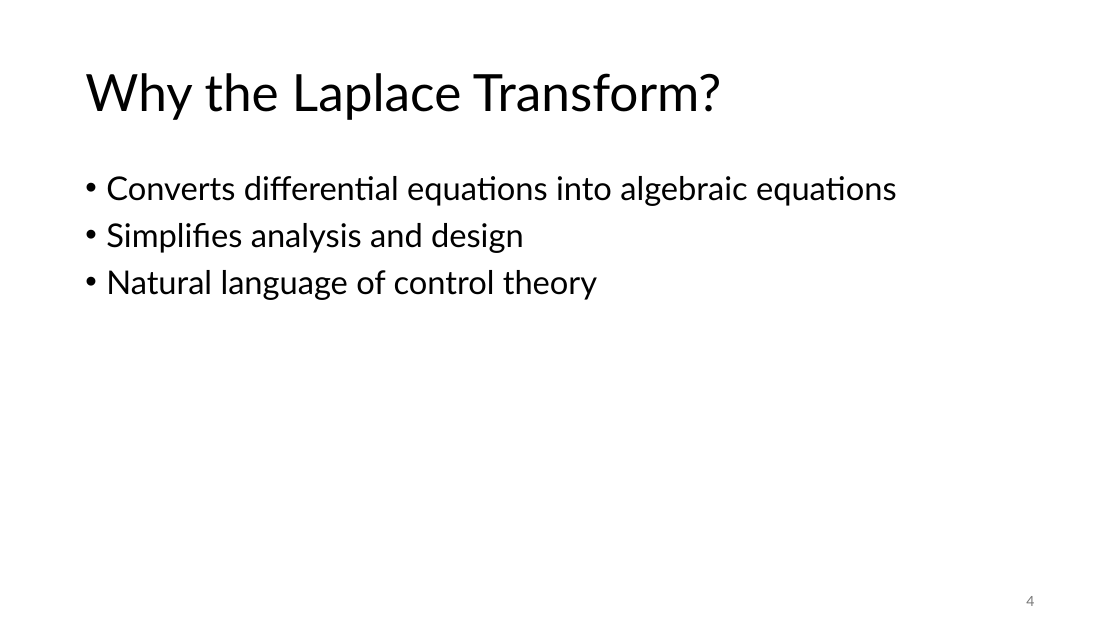
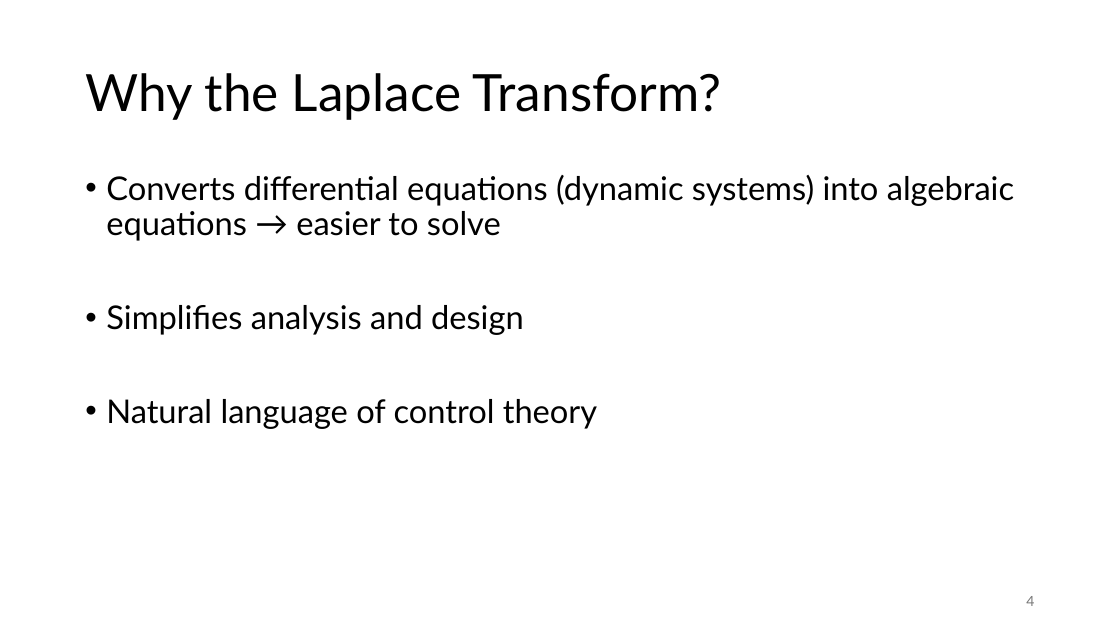
Before and after one commit to FelixWick/control_engineering, a slide deck: slide 4 of slides/3_Laplace.pptx. Drawn at 1120x630 pixels with LibreOffice and Linux fonts; fonts in the diff are those of the drawing. Boxes give left, top, right and bottom in pixels: in the first picture for what was removed or moved away, otherwise in the second. Text is boxed around its words. In the diff, an @@ line names an element or a change of style, - is before the commit and + after.

Commit message:
more on PID, started Laplace

```diff
--- a/slides/3_Laplace.pptx
+++ b/slides/3_Laplace.pptx
@@ text at [106,175,1014,241]: text changed @@
-• Converts differential equations into algebraic equations
+• Converts differential equations (dynamic systems) into algebraic equations → easier to solve
```
Also in this commit, not shown: 2 other slides changed, 3 slides added, 2 other files.
